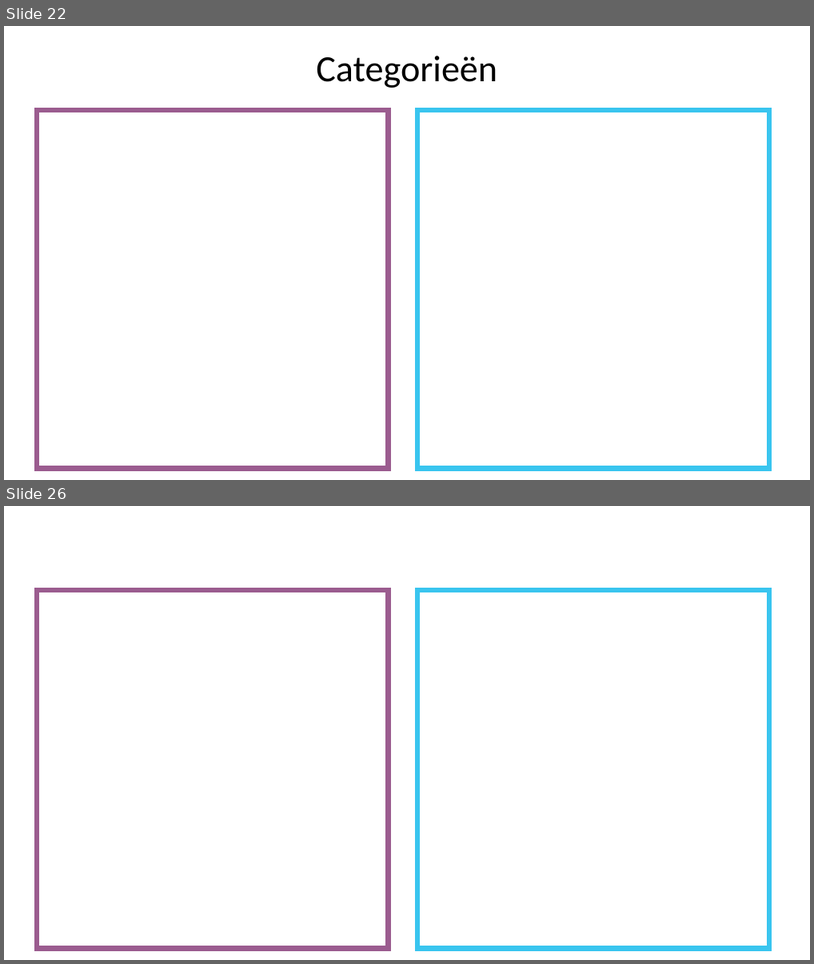
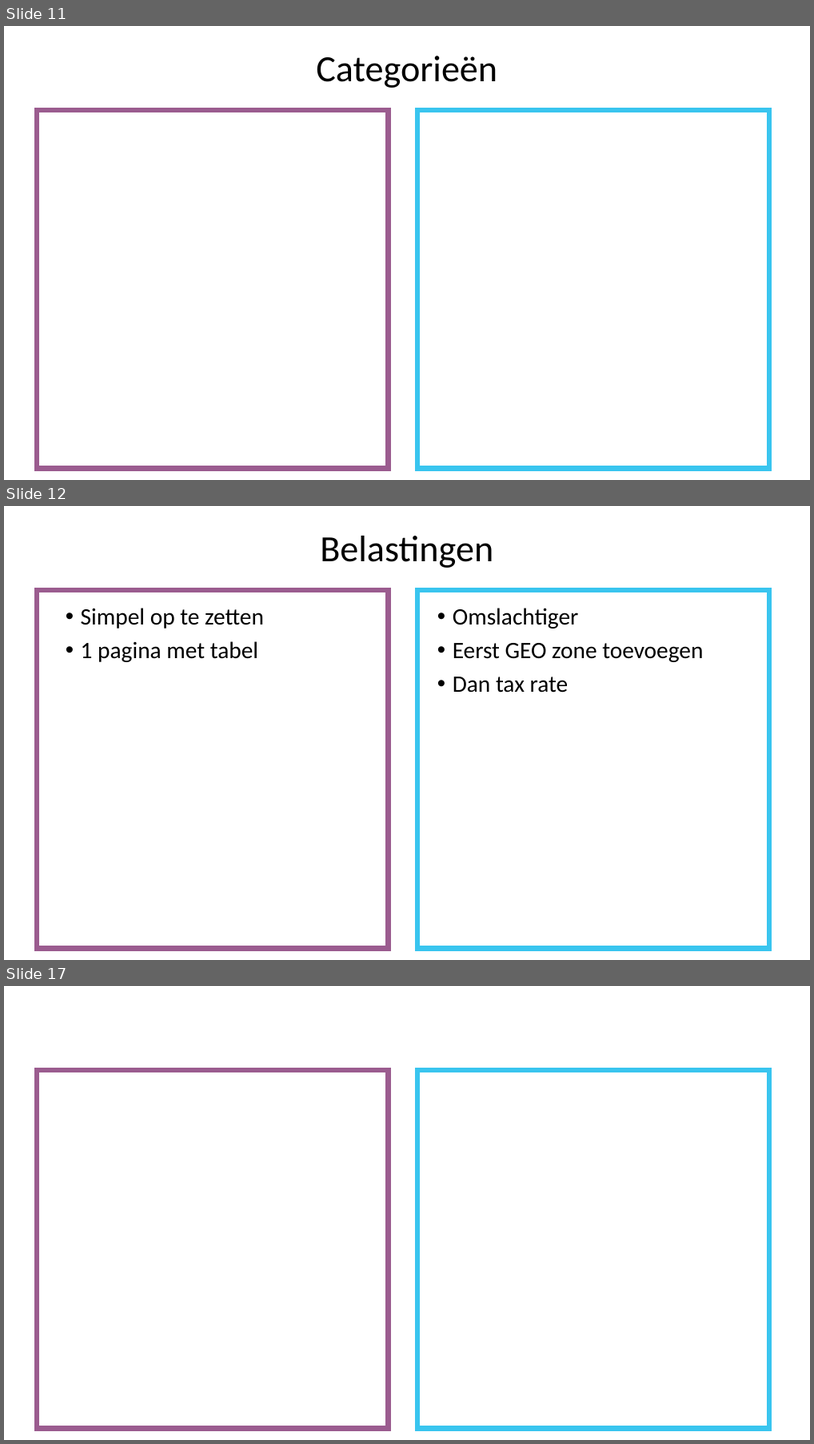
Before and after one commit to SarahJehin/WebResearch, a slide deck: vergelijkende_studie/Vergelijkende studie.pptx. Shown one above the other, each under a label of ours: slides 22 and 26 before the commit, slides 11, 12 and 17 after it; the slides between them are not shown. The pictures are 814x964 and 814x1444 pixels, drawn with LibreOffice and Linux fonts; fonts in the diff are those of the drawing. Boxes give left, top, right and bottom in pixels: in the first picture for what was removed or moved away, otherwise in the second. Text is boxed around its words. In the diff, an @@ line names an element or a change of style, - is before the commit and + after.

```diff
--- a/vergelijkende_studie/Vergelijkende studie.pptx
+++ b/vergelijkende_studie/Vergelijkende studie.pptx
@@ slide 12 added at [4,506,810,960], background #FFFFFF @@
@@ title added at [320,536,494,568], 44 pt, text #000000 @@
+Belastingen
@@ rectangle added at [37,590,389,948], outline #9B5C8F 6 pt @@
@@ rectangle added at [418,590,770,948], outline #39C5EF 6 pt @@
@@ text added at [81,608,264,662], 28 pt, text #000000 @@
+• Simpel op te zetten
+• 1 pagina met tabel
@@ text added at [453,608,703,692], 28 pt, text #000000 @@
+• Omslachtiger
+• Eerst GEO zone toevoegen
+• Dan tax rate
@@ what was slide 22 is now slide 11 @@
@@ what was slide 26 is now slide 17 @@
```
Also in this commit, not shown: 7 slides changed, 7 other slides added, 3 slides removed, 2 other files.
